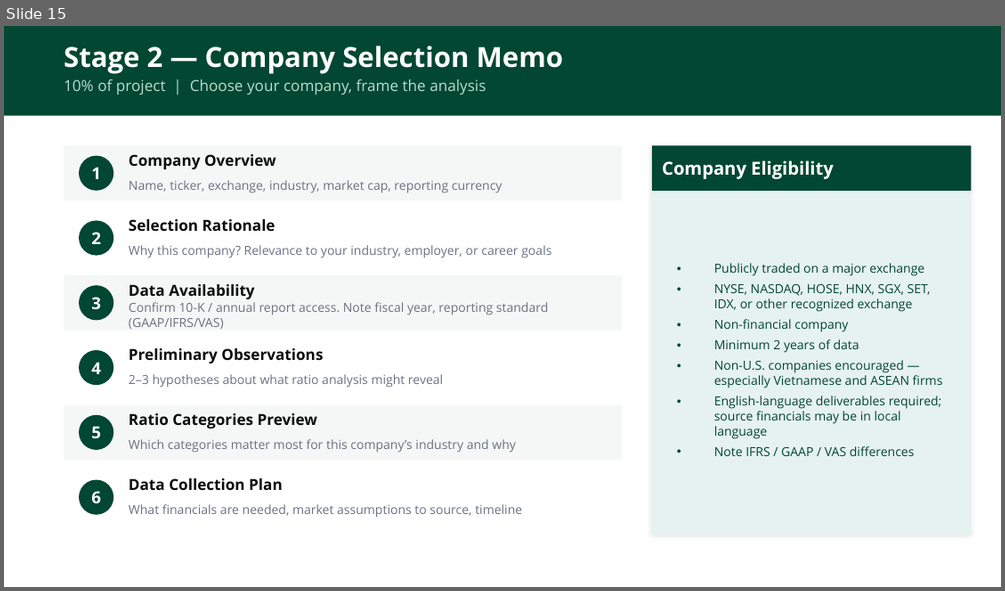
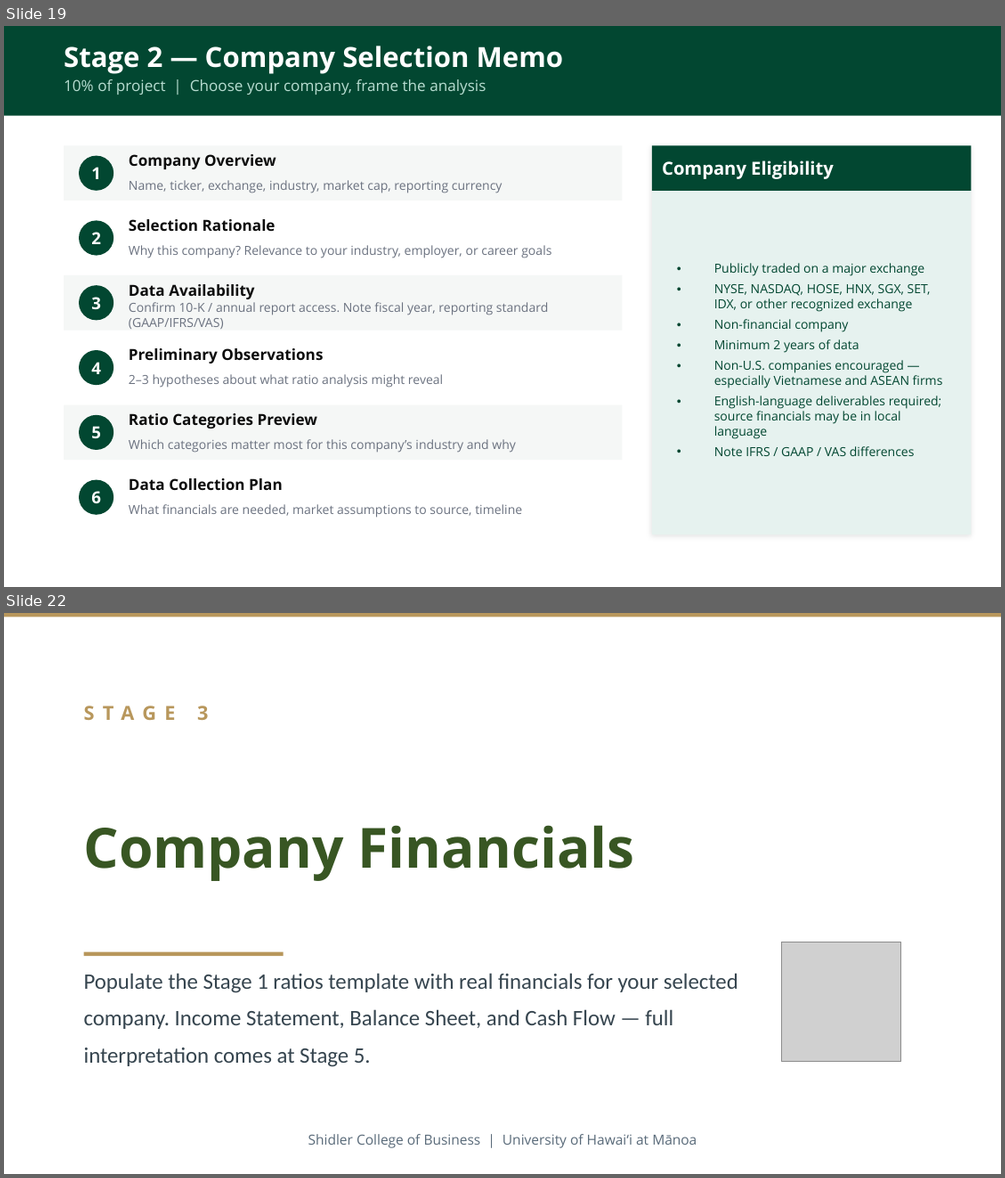
Before and after one commit to adamwstauffer/shidler, a slide deck: courses/BUS-629-VEMBA-International-Corporate-Finance/BUS629_AI_Ratios_Project.pptx. Shown one above the other, each under a label of ours: slide 15 before the commit, slides 19 and 22 after it; the slides between them are not shown. The pictures are 1005x591 and 1005x1178 pixels, drawn with LibreOffice and Linux fonts; fonts in the diff are those of the drawing; grey boxes stand for pictures. Boxes give left, top, right and bottom in pixels: in the first picture for what was removed or moved away, otherwise in the second. Text is boxed around its words. In the diff, an @@ line names an element or a change of style, - is before the commit and + after.

```diff
--- a/courses/BUS-629-VEMBA-International-Corporate-Finance/BUS629_AI_Ratios_Project.pptx
+++ b/courses/BUS-629-VEMBA-International-Corporate-Finance/BUS629_AI_Ratios_Project.pptx
@@ slide 22 added at <box>4,613,1001,1174</box>, background #FFFFFF @@
@@ rectangle added at <box>4,613,1001,617</box>, fill #B8975C @@
@@ text added at <box>197,706,208,720</box>, 14 pt, text #B8975C, bold @@
+STAGE 3
@@ text added at <box>84,825,635,881</box>, 40 pt, text #385723, bold @@
+Company Financials
@@ rectangle added at <box>84,952,283,956</box>, fill #B8975C @@
@@ picture added at <box>782,942,901,1062</box> @@
@@ text added at <box>84,973,738,1067</box>, 16 pt, text #36454F @@
+Populate the Stage 1 ratios template with real financials for your selected company. Income Statement, Balance Sheet, and Cash Flow — full interpretation comes at Stage 5.
@@ text added at <box>308,1134,696,1148</box>, 10 pt, text #5A6B7A @@
+Shidler College of Business | University of Hawaiʻi at Mānoa
@@ what was slide 15 is now slide 19 @@
```
Also in this commit, not shown: 6 slides changed, 29 other slides added, 1 slide removed.
